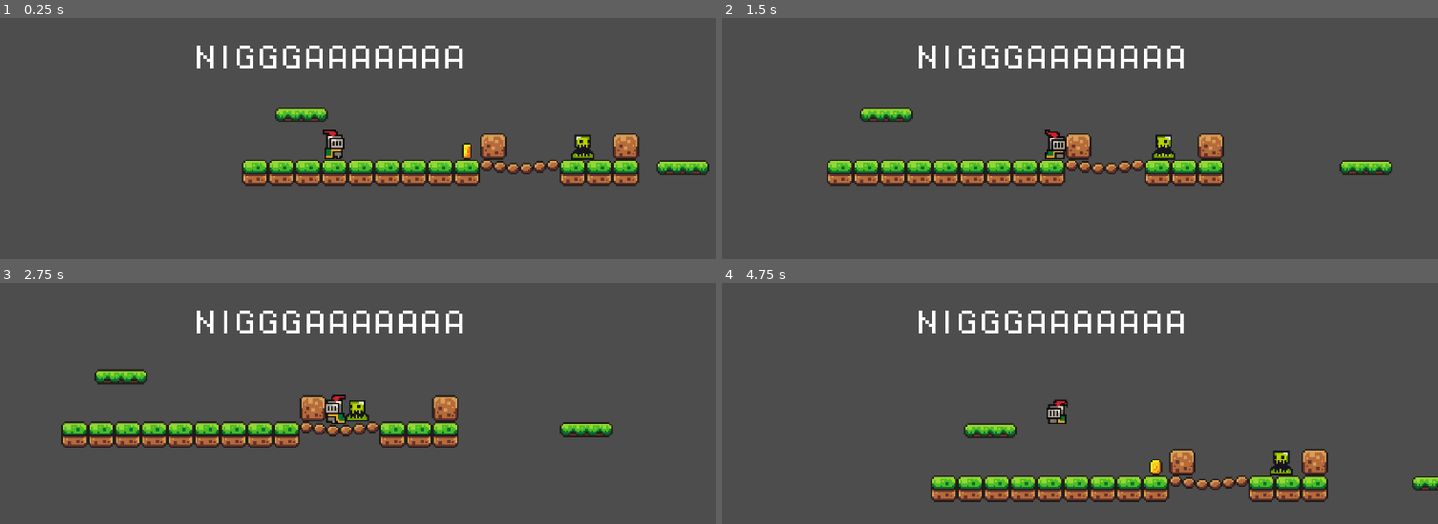
Above: before the commit, frames 1-4 (two rows, left to right).
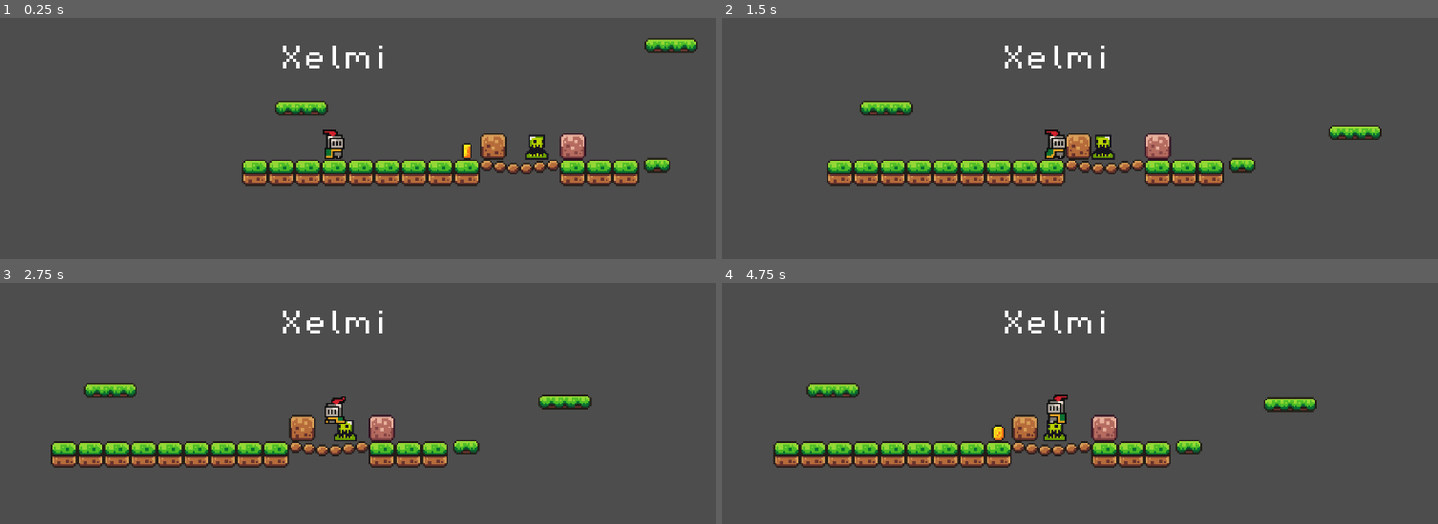
Above: after the commit, the same moments.

Repository: idhsn/GoatedGame
Game: Godot game, scene res://sceans/game.tscn
Same seed, same stepped clock (60 frames per second), same inputs: the game is played once before the commit and once after it.
Inputs:
- Up to frame 1 (0.25 s): no input
- Up to frame 2 (1.5 s): tap Enter (ui_accept) at 0.5, 0.77 s; hold Right (ui_right) from 0.53 s (still down)
- Up to frame 3 (2.75 s): tap Enter (ui_accept) at 1.52 s; release Right (ui_right) at 2.03 s; hold Left (ui_left) from 2.03 s (still down)
- Up to frame 4 (4.75 s): release Left (ui_left) at 2.78 s; hold Right (ui_right) 2.78-4.28 s; tap Enter (ui_accept) at 3.02, 3.77, 4.52 s; hold Left (ui_left) from 4.28 s (still down)

The runs differ from the first frame. In frame 1, 4.3% of the frame differs, in the area x 27-100%, y 8-66%; in frame 2, 4.5%; in frame 3, 14%; in frame 4, 16%, in the area x 7-100%, y 11-91%.

Commit message:
trollshit

Diff:
--- a/checkpoint.gd
+++ /dev/null
@@ -1 +0,0 @@
-extends Node
--- a/project.godot
+++ b/project.godot
@@ -15,6 +15,15 @@
 config/features=PackedStringArray("4.4", "Forward Plus")
 config/icon="res://icon.svg"
 
+[global_group]
+
+Player=""
+
+[layer_names]
+
+2d_physics/layer_2="player"
+2d_physics/layer_7="Troll"
+
 [rendering]
 
 textures/canvas_textures/default_texture_filter=0
--- a/sceans/game.tscn
+++ b/sceans/game.tscn
@@ -9,6 +9,7 @@
 [ext_resource type="PackedScene" uid="uid://b6n54q7s7eu6" path="res://sceans/player.tscn" id="7_nmy2v"]
 [ext_resource type="FontFile" uid="uid://n8acw1tjam4p" path="res://Assets/fonts/PixelOperator8.ttf" id="8_4i3d2"]
 [ext_resource type="Script" uid="uid://ycftkly33cos" path="res://scripts/player.gd" id="8_oflin"]
+[ext_resource type="PackedScene" uid="uid://cc48g06d5ej7s" path="res://sceans/trollplatform.tscn" id="10_oflin"]
 
 [sub_resource type="TileSetAtlasSource" id="TileSetAtlasSource_f8mor"]
 texture = ExtResource("2_fppsr")
@@ -190,7 +191,7 @@
 "times": PackedFloat32Array(0, 1.96667),
 "transitions": PackedFloat32Array(1, 1),
 "update": 0,
-"values": [Vector2(176, 5), Vector2(269.59, 5)]
+"values": [Vector2(168.83, -78.07), Vector2(263.335, 5)]
 }
 
 [sub_resource type="Animation" id="Animation_1g8wf"]
@@ -229,10 +230,10 @@
 [node name="TileMap" type="TileMap" parent="."]
 tile_set = SubResource("TileSet_1g8wf")
 format = 2
-layer_0/tile_data = PackedInt32Array(65531, 0, 0, 65532, 0, 0, 65533, 0, 0, 65534, 0, 0, 65535, 0, 0, 0, 0, 0, 1, 0, 0, 2, 0, 0, 3, 0, 0, 7, 0, 0, 8, 0, 0, 9, 0, 0, 4, 589824, 0, 5, 655360, 0, 6, 720896, 0, -65527, 0, 1, -65532, 0, 1)
+layer_0/tile_data = PackedInt32Array(65531, 0, 0, 65532, 0, 0, 65533, 0, 0, 65534, 0, 0, 65535, 0, 0, 0, 0, 0, 1, 0, 0, 2, 0, 0, 3, 0, 0, 7, 0, 0, 8, 0, 0, 9, 0, 0, 4, 589824, 0, 5, 655360, 0, 6, 720896, 0, -65532, 0, 1, -65529, 262144, 1)
 
 [node name="OneWay Platform" parent="." instance=ExtResource("3_f8mor")]
-position = Vector2(-44, -27)
+position = Vector2(-44, -31)
 
 [node name="Moving Platform" parent="." instance=ExtResource("3_f8mor")]
 position = Vector2(176, 5)
@@ -251,11 +252,12 @@
 shape = SubResource("WorldBoundaryShape2D_aguan")
 
 [node name="Enemy" parent="." instance=ExtResource("6_aguan")]
-position = Vector2(121, -12)
-
-[node name="CharacterBody2D" parent="." instance=ExtResource("7_nmy2v")]
+position = Vector2(93, -12)
+
+[node name="CharacterBody2D" parent="." groups=["Player"] instance=ExtResource("7_nmy2v")]
 position = Vector2(-24, -11)
 collision_layer = 2
+collision_mask = 253
 script = ExtResource("8_oflin")
 
 [node name="Camera2D" type="Camera2D" parent="CharacterBody2D"]
@@ -265,10 +267,13 @@
 position_smoothing_speed = 1.0
 
 [node name="Label" type="Label" parent="CharacterBody2D"]
-offset_left = -85.0
+offset_left = -33.0
 offset_top = -57.0
-offset_right = 79.0
+offset_right = 33.0
 offset_bottom = -41.0
 theme_override_fonts/font = ExtResource("8_4i3d2")
 theme_override_font_sizes/font_size = 16
-text = "NIGGGAAAAAAA"
+text = "Xelmi"
+
+[node name="Platform" parent="." instance=ExtResource("10_oflin")]
+position = Vector2(179, 15)
--- /dev/null
+++ b/sceans/trollplatform.tscn
@@ -0,0 +1,46 @@
+[gd_scene load_steps=6 format=3 uid="uid://cc48g06d5ej7s"]
+
+[ext_resource type="Texture2D" uid="uid://de4e8s82rjkng" path="res://Assets/sprites/platforms.png" id="1_8j31v"]
+[ext_resource type="Script" uid="uid://btmmwigk3ma27" path="res://scripts/trollplatform.gd" id="1_ggnk1"]
+
+[sub_resource type="TileSetAtlasSource" id="TileSetAtlasSource_ggnk1"]
+texture = ExtResource("1_8j31v")
+0:0/0 = 0
+0:0/0/physics_layer_0/polygon_0/points = PackedVector2Array(-8, 1.07915, -8, -8, 8, -8, 8, 1.07915)
+1:0/0 = 0
+2:0/0 = 0
+0:1/0 = 0
+1:1/0 = 0
+2:1/0 = 0
+0:2/0 = 0
+1:2/0 = 0
+2:2/0 = 0
+0:3/0 = 0
+1:3/0 = 0
+2:3/0 = 0
+
+[sub_resource type="TileSet" id="TileSet_0mdkw"]
+physics_layer_0/collision_layer = 64
+physics_layer_0/collision_mask = 2
+sources/0 = SubResource("TileSetAtlasSource_ggnk1")
+
+[sub_resource type="RectangleShape2D" id="RectangleShape2D_ggnk1"]
+size = Vector2(3.5, 55)
+
+[node name="Platform" type="Node2D"]
+script = ExtResource("1_ggnk1")
+
+[node name="PlatSprite" type="TileMap" parent="."]
+tile_set = SubResource("TileSet_0mdkw")
+format = 2
+layer_0/tile_data = PackedInt32Array(-1, 0, 0)
+
+[node name="troll_trigger" type="Area2D" parent="."]
+collision_layer = 64
+collision_mask = 2
+
+[node name="troll_colli" type="CollisionShape2D" parent="troll_trigger"]
+position = Vector2(-20.25, -35)
+shape = SubResource("RectangleShape2D_ggnk1")
+
+[connection signal="body_entered" from="troll_trigger" to="." method="_on_troll_trigger_body_entered"]
--- a/scripts/player.gd
+++ b/scripts/player.gd
@@ -1,7 +1,7 @@
 extends CharacterBody2D
 
-const SPEED = 100.0
-const JUMP_VELOCITY = -240.0
+const SPEED = 150.0
+const JUMP_VELOCITY = -280.0
 
 @onready var player_sprite: AnimatedSprite2D = $PlayerSprite
 
--- /dev/null
+++ b/scripts/trollplatform.gd
@@ -0,0 +1,21 @@
+extends Node2D
+
+@export var moving_speed: float = 3000
+@export var max_position_x: float = 200
+var mooving: bool = false
+
+
+@onready var troll_trigger: Area2D = $troll_trigger
+
+func _physics_process(delta: float) -> void:
+	if mooving:
+		var target_x = global_position.x + moving_speed * delta
+		if target_x < max_position_x:
+			global_position.x = target_x
+		else:
+			global_position.x = max_position_x
+
+func _on_troll_trigger_body_entered(body: Node2D) -> void:
+	if body.is_in_group("Player"):
+		print ("the body entered")
+		mooving = true
Not shown, removed: checkpoint.gd.uid
Not shown: 1 places in sceans/game.tscn that only renumber resources
Not shown, added: scripts/trollplatform.gd.uid
